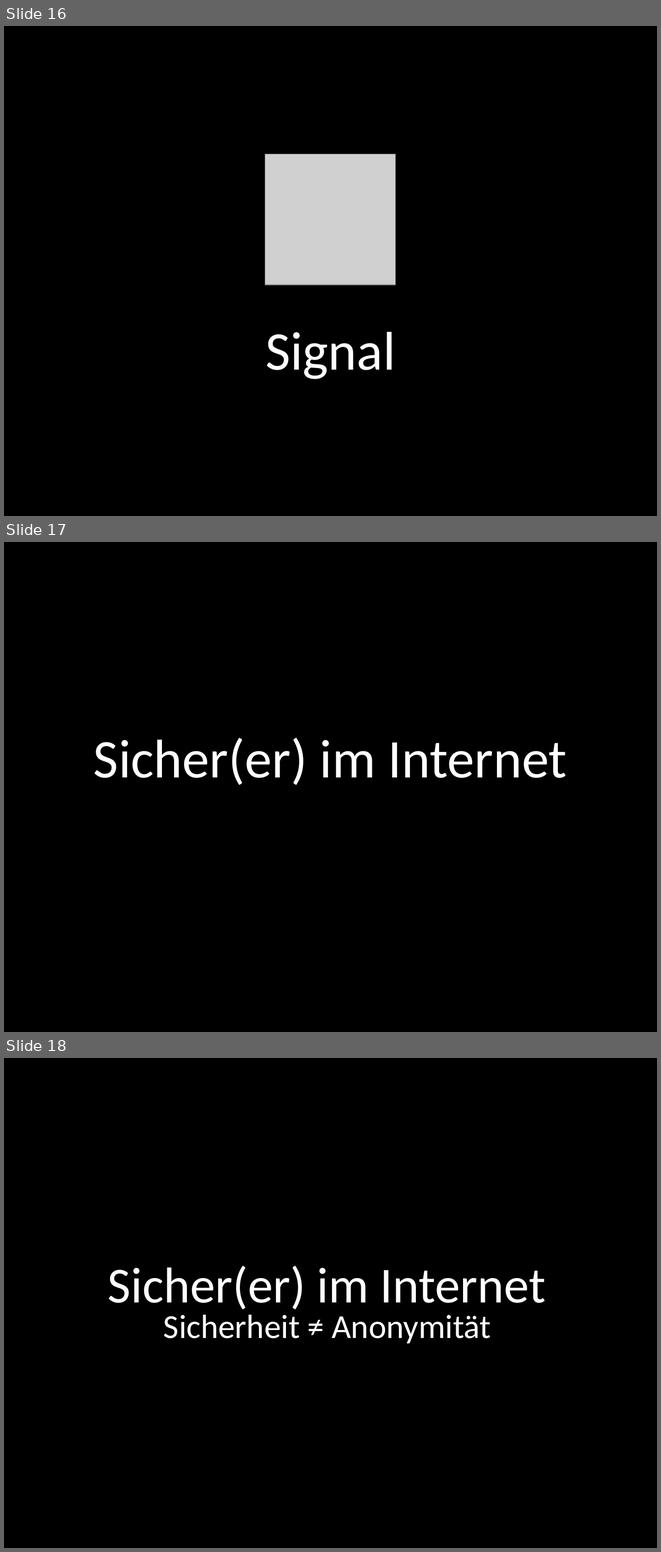
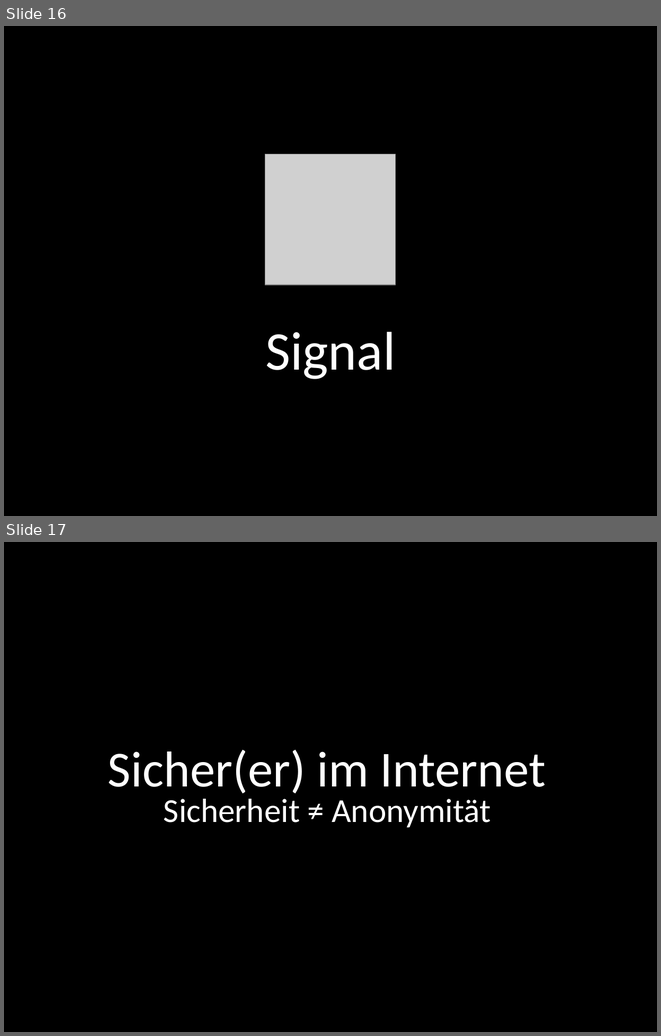
Before and after one commit to flipdot/cryptoparty, a slide deck: cryptoparty.odp. Shown one above the other, each under a label of ours: slides 16, 17 and 18 before the commit, slides 16 and 17 after it. The pictures are 661x1552 and 661x1036 pixels, drawn with LibreOffice and Linux fonts; fonts in the diff are those of the drawing; grey boxes stand for pictures. Boxes give left, top, right and bottom in pixels: in the first picture for what was removed or moved away, otherwise in the second. Text is boxed around its words. In the diff, an @@ line names an element or a change of style, - is before the commit and + after.

```diff
--- a/cryptoparty.odp
+++ b/cryptoparty.odp
@@ slide 17 removed at (4,542,657,1032), background #000000 @@
@@ title removed at (94,738,567,785) @@
-Sicher(er) im Internet
@@ what was slide 18 is now slide 17 @@
```
Also in this commit, not shown: 1 slide changed, 1 slide added, 3 other slides removed, 2 other files.
